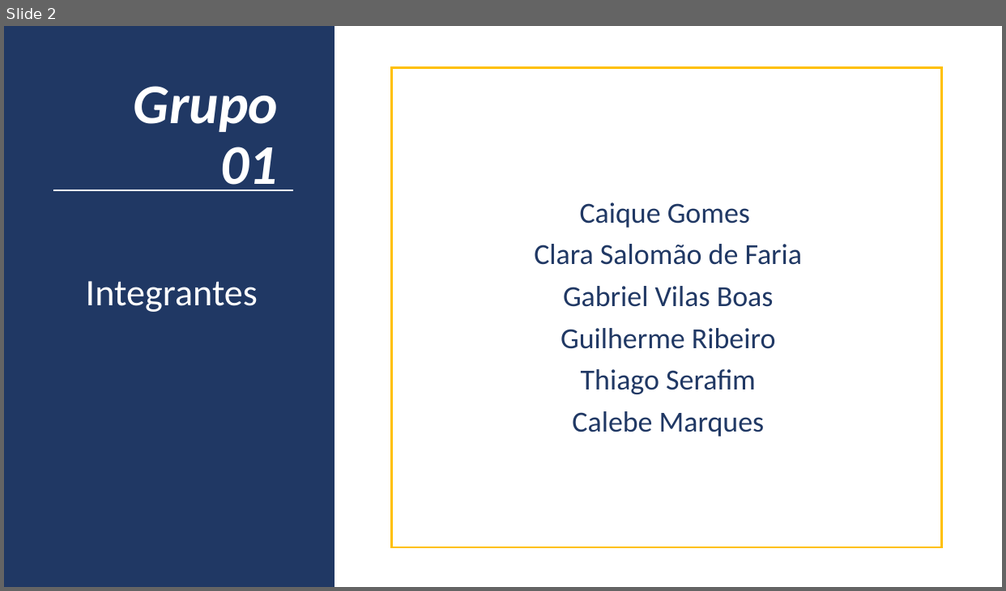
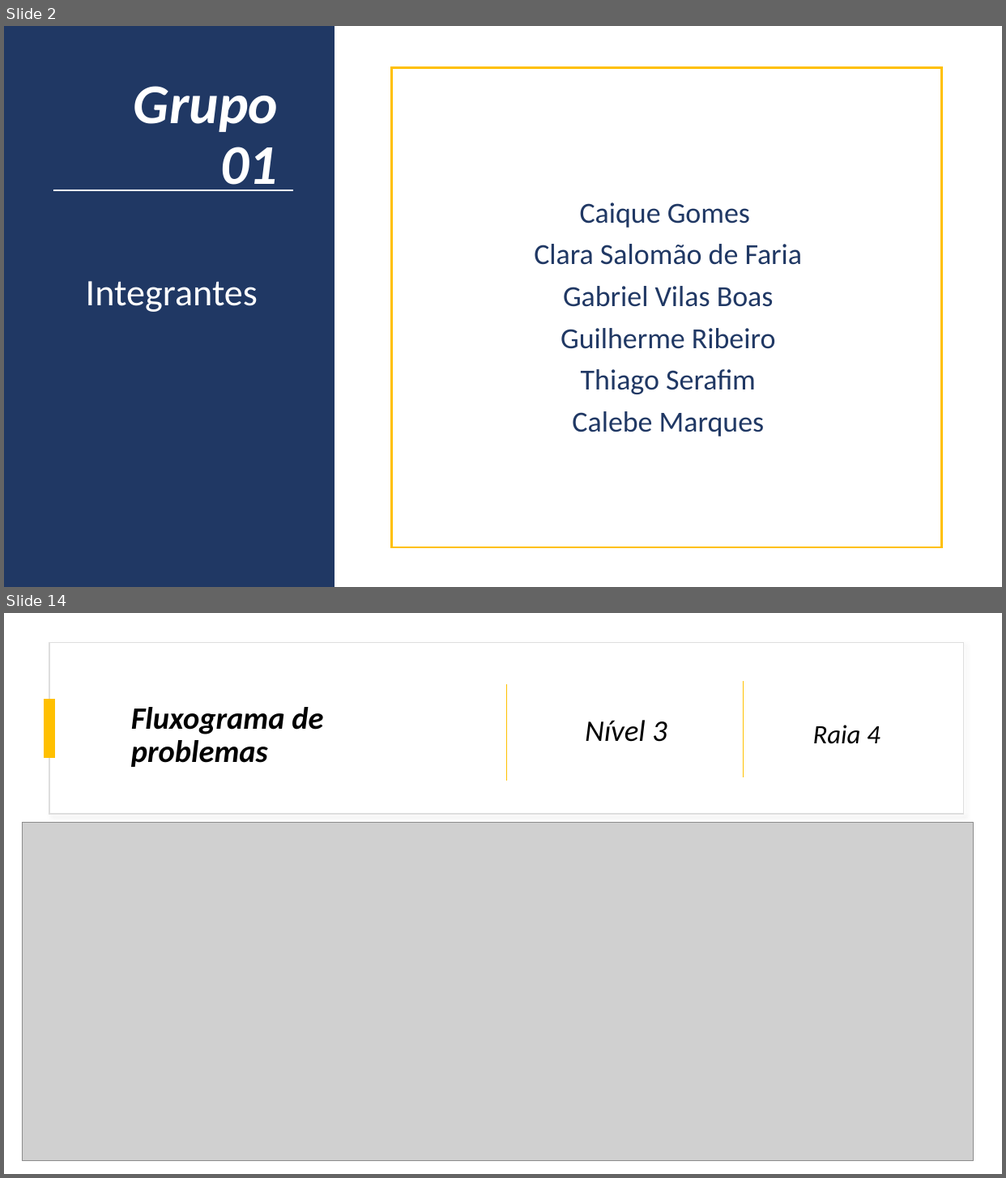
Before and after one commit to EmpresaJet/EmpresaJet, a slide deck: links-externos/Fluxogramas/Fluxogramas_TI_Grupo01.pptx. Shown one above the other, each under a label of ours: slide 2 before the commit, slides 2 and 14 after it; the slides between them are not shown. The pictures are 1006x591 and 1006x1178 pixels, drawn with LibreOffice and Linux fonts; fonts in the diff are those of the drawing; grey boxes stand for pictures. Boxes give left, top, right and bottom in pixels: in the first picture for what was removed or moved away, otherwise in the second. Text is boxed around its words. In the diff, an @@ line names an element or a change of style, - is before the commit and + after.

Commit message:
Nova versão dos fluxogramas e PDF de TI

```diff
--- a/links-externos/Fluxogramas/Fluxogramas_TI_Grupo01.pptx
+++ b/links-externos/Fluxogramas/Fluxogramas_TI_Grupo01.pptx
@@ slide 14 added at box(4, 613, 1002, 1174), background #FFFFFF @@
@@ rectangle added at box(49, 643, 964, 814), fill #FFFFFF, outline #DEDEDE 1 pt @@
@@ rectangle added at box(394, 655, 442, 796), fill #FFFFFF @@
@@ line added from (506, 684) to (506, 781), #FFC000 1 pt @@
@@ line added from (743, 681) to (743, 777), #FFC000 1 pt @@
@@ rectangle added at box(44, 700, 55, 757), fill #FFC000, outline #FFC000 1 pt @@
@@ text added at box(131, 707, 323, 767), 30 pt, text #000000, bold, italic @@
+Fluxograma de problemas
@@ title added at box(585, 720, 667, 742), 28.8 pt, text #000000, italic @@
+Nível 3
@@ text added at box(813, 725, 880, 744), 25.6 pt, text #000000, italic @@
+Raia 4
@@ picture added at box(22, 823, 974, 1161) @@
```
Also in this commit, not shown: 11 slides changed, 6 other files.
